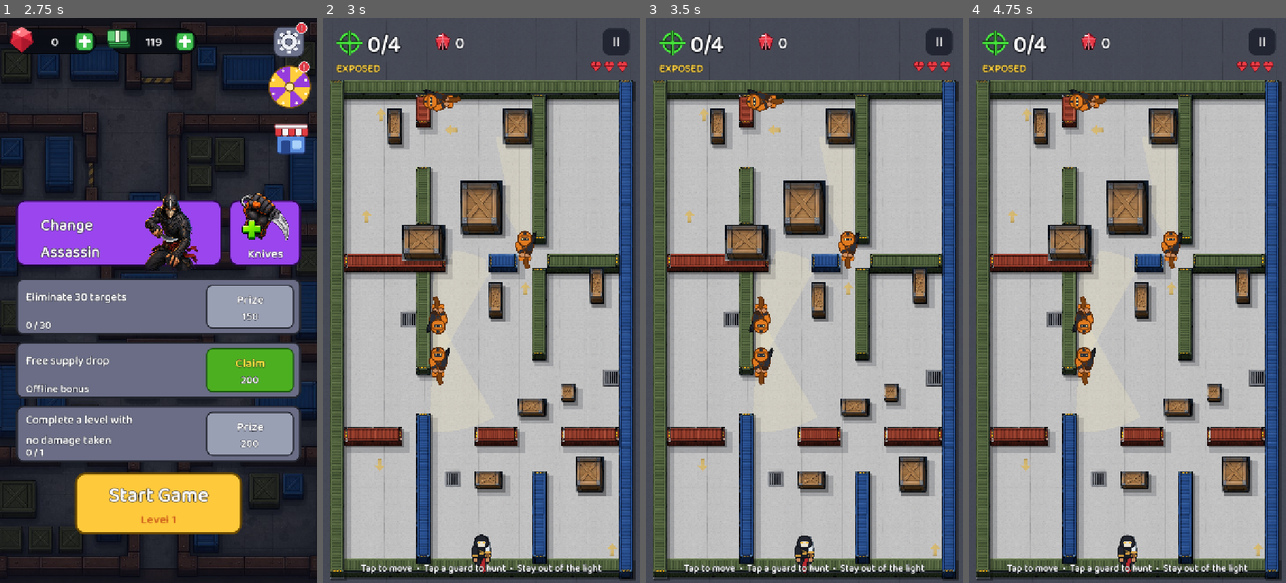
Above: before the commit, frames 1-4 (left to right).
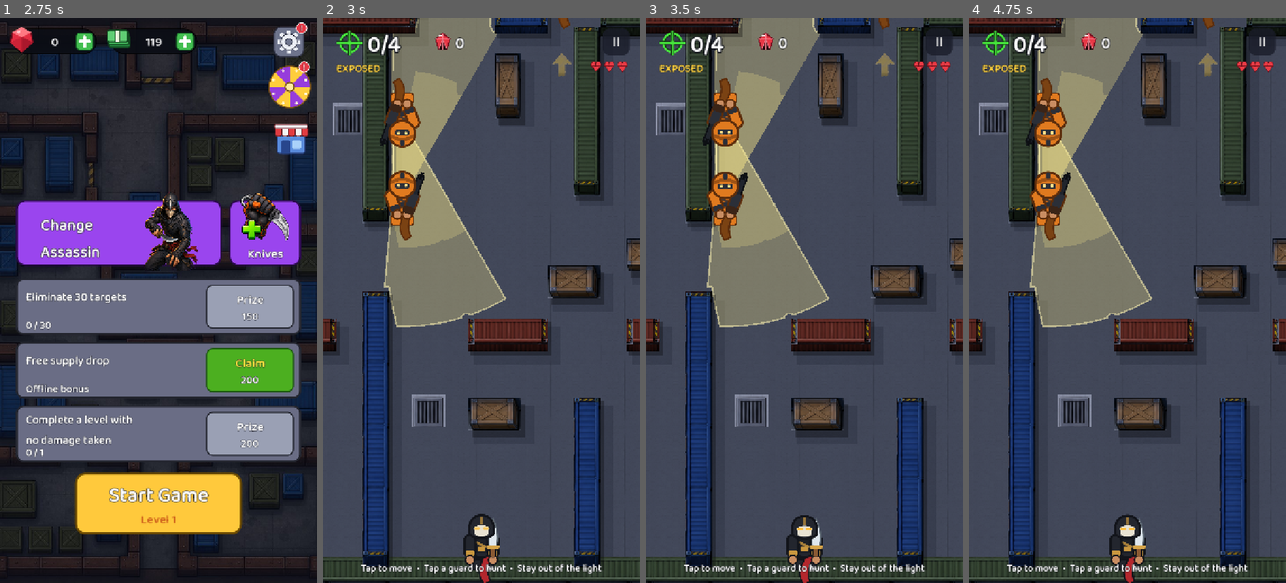
Above: after the commit, the same moments.

Repository: Aryanshahx/apexassassin
Game: Godot game, scene res://scenes/splash/splash.tscn
The game is run twice, just before and just after one commit, with the same random seed, the same clock (stepped at 60 frames per second) and the same inputs.
Inputs (mouse positions are in pixels of both pictures, inside the frame that each line leads up to):
- Up to frame 1 (2.75 s): move the mouse to (228, 272) at 0.52 s; click (228, 272) at 0.67 s; drag from (95, 328) to (142, 413) at 1.27 s; tap Enter at 2 s; move the mouse to (190, 176) at 2.02 s; click (190, 176) at 2.17 s
- Up to frame 2 (3 s): click "Start Game" at 2.75 s
- Up to frame 3 (3.5 s): no input
- Up to frame 4 (4.75 s): click "II" at 3.5 s; click "Retry" at 4.25 s

Frame 1 is identical in both runs. In frame 2, 90% of the frame differs, in the area x 0-100%, y 0-100%; in frame 3, 90%; in frame 4, 90%.

Commit message:
Apex Assassin v0.5.2: night-grade depot for visible flashlights + player-following zoom camera

Diff:
--- a/project.godot
+++ b/project.godot
@@ -11,7 +11,7 @@
 [application]
 
 config/name="Apex Assassin"
-config/version="0.5.1"
+config/version="0.5.2"
 run/main_scene="res://scenes/splash/splash.tscn"
 config/quit_on_go_back=false
 config/features=PackedStringArray("4.7", "GL Compatibility")
--- a/scripts/game/level.gd
+++ b/scripts/game/level.gd
@@ -12,6 +12,15 @@
 const DEPOT := "res://assets/environment/depot/"
 const CONTAINER_KEYS := ["blue", "red", "olive"]
 const SRC_THICK := 91.0          # container width in the concept art
+## Night shift: the depot is darkened so guard flashlights read clearly.
+const GRADE_FLOOR := Color(0.34, 0.37, 0.46)
+const GRADE_OUTSIDE := Color(0.17, 0.19, 0.26)
+const GRADE_WALL := Color(0.62, 0.66, 0.78)
+const GRADE_CRATE := Color(0.66, 0.69, 0.80)
+const GRADE_PROP := Color(0.70, 0.73, 0.84)
+## Camera: how many grid cells are visible across the screen width.
+const CAM_VIEW_CELLS := 12.0
+var cam_scale := 1.0
 const FLOOR_TILE := 90.0         # 256px concept tile at world scale
 var _c_cap_a := {}
 var _c_cap_b := {}
@@ -117,16 +126,29 @@
 	if data.is_empty():
 		return
 	var safe := ScreenUtil.safe_rect(get_viewport())
-	var map_size := Vector2(float(data.width), float(data.height)) * CELL
-	var top := 140.0
-	var avail := Rect2(safe.position + Vector2(12, top), safe.size - Vector2(24, top + 24))
-	var s := minf(avail.size.x / map_size.x, avail.size.y / map_size.y)
-	s = maxf(0.1, s)
-	var pos := avail.position + (avail.size - map_size * s) * 0.5 - ORIGIN * s
-	scale = Vector2.ONE * s
-	position = pos
-	base_position = pos
+	# Zoom in on the player instead of shrinking the whole arena to fit.
+	cam_scale = maxf(0.1, safe.size.x / (CAM_VIEW_CELLS * CELL))
+	scale = Vector2.ONE * cam_scale
+	_update_camera(1.0)
 	queue_redraw()
+
+func _update_camera(delta: float) -> void:
+	if data.is_empty():
+		return
+	var safe := ScreenUtil.safe_rect(get_viewport())
+	var map_rect := Rect2(ORIGIN, Vector2(float(data.width), float(data.height)) * CELL)
+	# Keep the player a little below centre so the HUD does not cover them.
+	var focus := safe.position + Vector2(safe.size.x * 0.5, safe.size.y * 0.54)
+	var target := focus - player_pos * cam_scale
+	# Clamp so the arena always covers the screen; centre it if it is smaller.
+	var min_x := safe.end.x - map_rect.end.x * cam_scale
+	var max_x := safe.position.x - map_rect.position.x * cam_scale
+	target.x = (min_x + max_x) * 0.5 if min_x > max_x else clampf(target.x, min_x, max_x)
+	var min_y := safe.end.y - map_rect.end.y * cam_scale
+	var max_y := safe.position.y - map_rect.position.y * cam_scale
+	target.y = (min_y + max_y) * 0.5 if min_y > max_y else clampf(target.y, min_y, max_y)
+	base_position = base_position.lerp(target, minf(1.0, delta * 9.0))
+	position = base_position
 
 func _apply_shake(delta: float) -> void:
 	if shake > 0.0:
@@ -361,9 +383,11 @@
 	if hit_stop > 0.0:
 		hit_stop -= delta
 		_update_effects(delta)
+		_update_camera(delta)
 		_apply_shake(delta)
 		queue_redraw()
 		return
+	_update_camera(delta)
 	_apply_shake(delta)
 	elapsed += delta
 	invuln = maxf(0, invuln - delta)
@@ -762,7 +786,7 @@
 	while ox < out_rect.end.x:
 		var oy := floorf(out_rect.position.y / FLOOR_TILE) * FLOOR_TILE
 		while oy < out_rect.end.y:
-			draw_texture_rect(FLOOR, Rect2(ox, oy, FLOOR_TILE, FLOOR_TILE), false, Color(0.36, 0.38, 0.44))
+			draw_texture_rect(FLOOR, Rect2(ox, oy, FLOOR_TILE, FLOOR_TILE), false, GRADE_OUTSIDE)
 			oy += FLOOR_TILE
 		ox += FLOOR_TILE
 	var tw := FLOOR_TILE
@@ -775,16 +799,16 @@
 			var vis := tile.intersection(map_rect)
 			if vis.size.x > 0 and vis.size.y > 0:
 				var region := Rect2((vis.position - tile.position) * (FLOOR.get_size() / Vector2(tw, th)), vis.size * (FLOOR.get_size() / Vector2(tw, th)))
-				draw_texture_rect_region(FLOOR, vis, region)
+				draw_texture_rect_region(FLOOR, vis, region, GRADE_FLOOR)
 			y += th
 		x += tw
 	# Painted floor details, deterministic per level.
 	for d in floor_details:
 		if d.kind == "drain":
-			draw_texture_rect(DRAIN_TEX, Rect2(d.pos - Vector2(20, 20), Vector2(40, 40)), false)
+			draw_texture_rect(DRAIN_TEX, Rect2(d.pos - Vector2(20, 20), Vector2(40, 40)), false, GRADE_PROP)
 		else:
 			draw_set_transform(d.pos, d.rot, Vector2.ONE)
-			draw_texture_rect(ARROW_TEX, Rect2(-23, -17, 46, 35), false)
+			draw_texture_rect(ARROW_TEX, Rect2(-23, -17, 46, 35), false, GRADE_PROP)
 			draw_set_transform(Vector2.ZERO, 0, Vector2.ONE)
 	# Shadows.
 	for r in shadow_rects:
@@ -886,57 +910,69 @@
 	var dn := maxi(1, int(ceil(r.size.x / unit_d)))
 	var dw := r.size.x / float(dn)
 	for i in range(dn):
-		draw_texture_rect(dt, Rect2(Vector2(r.position.x + i * dw, r.end.y), Vector2(dw, depth_h)), false)
+		draw_texture_rect(dt, Rect2(Vector2(r.position.x + i * dw, r.end.y), Vector2(dw, depth_h)), false, GRADE_WALL)
 	if horizontal:
 		var mid_w := r.size.x - cap_a - cap_b
-		draw_texture_rect(_c_cap_l[key], Rect2(r.position, Vector2(cap_a, thick)), false)
-		draw_texture_rect(_c_cap_r[key], Rect2(Vector2(r.end.x - cap_b, r.position.y), Vector2(cap_b, thick)), false)
+		draw_texture_rect(_c_cap_l[key], Rect2(r.position, Vector2(cap_a, thick)), false, GRADE_WALL)
+		draw_texture_rect(_c_cap_r[key], Rect2(Vector2(r.end.x - cap_b, r.position.y), Vector2(cap_b, thick)), false, GRADE_WALL)
 		if mid_w > 1.0:
 			var tex: Texture2D = _c_mid_h[key]
 			var unit := float(tex.get_size().x) * sc
 			var n := maxi(1, int(ceil(mid_w / maxf(unit, 1.0))))
 			var seg := mid_w / float(n)
 			for i in range(n):
-				draw_texture_rect(tex, Rect2(Vector2(r.position.x + cap_a + i * seg, r.position.y), Vector2(seg, thick)), false)
+				draw_texture_rect(tex, Rect2(Vector2(r.position.x + cap_a + i * seg, r.position.y), Vector2(seg, thick)), false, GRADE_WALL)
 	else:
 		var mid_h := r.size.y - cap_a - cap_b
-		draw_texture_rect(_c_cap_a[key], Rect2(r.position, Vector2(thick, cap_a)), false)
-		draw_texture_rect(_c_cap_b[key], Rect2(Vector2(r.position.x, r.end.y - cap_b), Vector2(thick, cap_b)), false)
+		draw_texture_rect(_c_cap_a[key], Rect2(r.position, Vector2(thick, cap_a)), false, GRADE_WALL)
+		draw_texture_rect(_c_cap_b[key], Rect2(Vector2(r.position.x, r.end.y - cap_b), Vector2(thick, cap_b)), false, GRADE_WALL)
 		if mid_h > 1.0:
 			var tex: Texture2D = _c_mid[key]
 			var unit := float(tex.get_size().y) * sc
 			var n := maxi(1, int(ceil(mid_h / maxf(unit, 1.0))))
 			var seg := mid_h / float(n)
 			for i in range(n):
-				draw_texture_rect(tex, Rect2(Vector2(r.position.x, r.position.y + cap_a + i * seg), Vector2(thick, seg)), false)
+				draw_texture_rect(tex, Rect2(Vector2(r.position.x, r.position.y + cap_a + i * seg), Vector2(thick, seg)), false, GRADE_WALL)
 
 func _draw_crate(r: Rect2) -> void:
 	var dh := r.size.y * 0.24
 	draw_rect(Rect2(r.position + Vector2(5, 8), r.size + Vector2(0, dh)), Color(0, 0, 0, 0.30))
-	draw_texture_rect(CRATE_DEPTH, Rect2(Vector2(r.position.x, r.end.y), Vector2(r.size.x, dh)), false)
-	draw_texture_rect(CRATE_TOP, r, false)
+	draw_texture_rect(CRATE_DEPTH, Rect2(Vector2(r.position.x, r.end.y), Vector2(r.size.x, dh)), false, GRADE_CRATE)
+	draw_texture_rect(CRATE_TOP, r, false, GRADE_CRATE)
 
 func _draw_cone(g: Dictionary) -> void:
 	var pts := PackedVector2Array([g.pos])
-	var rays := 24
+	var rays := 40
 	var vision: float = g.vision
 	for i in range(rays + 1):
 		var a: float = g.face - deg_to_rad(30) + deg_to_rad(60) * i / rays
 		var dir := Vector2.from_angle(a)
 		var dist := vision
-		var steps := 32
+		var steps := 64
 		for s in range(1, steps + 1):
 			var p: Vector2 = g.pos + dir * (vision * s / steps)
 			if _solid(p):
 				dist = vision * (s - 1) / steps
 				break
 		pts.append(g.pos + dir * dist)
-	var col := Color(1, 0.95, 0.75, 0.22)
+	# Bright, layered flashlight beam so it reads clearly on the dark depot floor.
+	var col := Color(1.0, 0.93, 0.55, 0.30)
+	var edge := Color(1.0, 0.96, 0.70, 0.55)
 	if g.state == GState.ALERT:
-		col = Color(1, 0.35, 0.3, 0.3)
+		col = Color(1.0, 0.30, 0.26, 0.40)
+		edge = Color(1.0, 0.55, 0.45, 0.75)
 	elif g.state in [GState.INVESTIGATE, GState.SEARCH]:
-		col = Color(1, 0.8, 0.3, 0.25)
+		col = Color(1.0, 0.72, 0.22, 0.36)
+		edge = Color(1.0, 0.85, 0.45, 0.68)
 	draw_polygon(pts, PackedColorArray([col]))
+	# Hot inner core: same cone shrunk toward the guard.
+	var inner := PackedVector2Array([g.pos])
+	for i in range(1, pts.size()):
+		inner.append(g.pos + (pts[i] - g.pos) * 0.62)
+	draw_polygon(inner, PackedColorArray([Color(col.r, col.g, col.b, col.a * 0.75)]))
+	# Crisp outline along the beam edges.
+	draw_polyline(pts, edge, 2.0)
+	draw_circle(g.pos, 5.0, Color(edge.r, edge.g, edge.b, 0.85))
 
 # ---------------- End states ----------------
 func _win() -> void:
Not shown, changed: export_presets.cfg
Not shown, changed: tools/publish_github.sh
